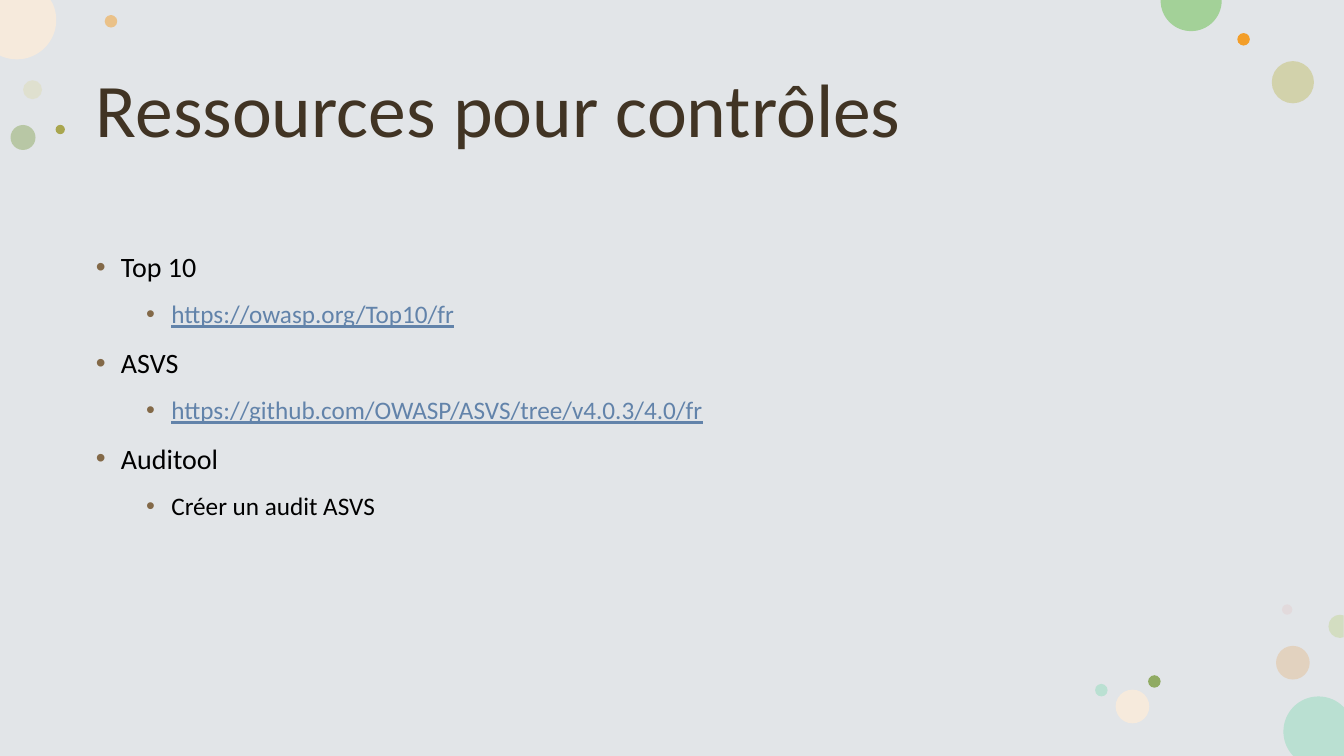
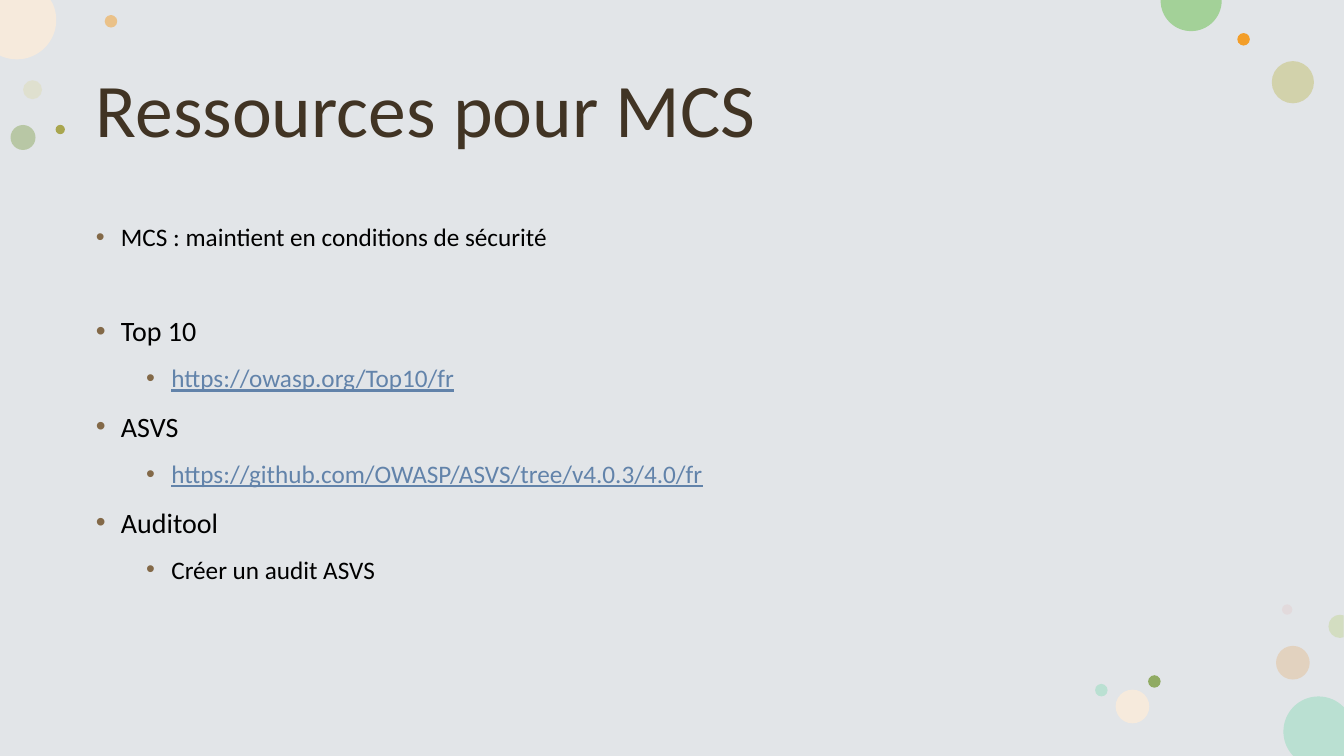
Before and after one commit to vdechef/secdev, a slide deck: slide 14 of Sécurité dans les développements.pptx. Drawn at 1344x756 pixels with LibreOffice and Linux fonts; fonts in the diff are those of the drawing. Boxes give left, top, right and bottom in pixels: in the first picture for what was removed or moved away, otherwise in the second. Text is boxed around its words. In the diff, an @@ line names an element or a change of style, - is before the commit and + after.

```diff
--- a/Sécurité dans les développements.pptx
+++ b/Sécurité dans les développements.pptx
@@ title at (96, 88, 756, 149): text changed @@
-Ressources pour contrôles
+Ressources pour MCS
@@ text at (121, 228, 546, 246): paragraph added @@
+• MCS : maintient en conditions de sécurité
```
Also in this commit, not shown: 5 slides added, 17 other files.
